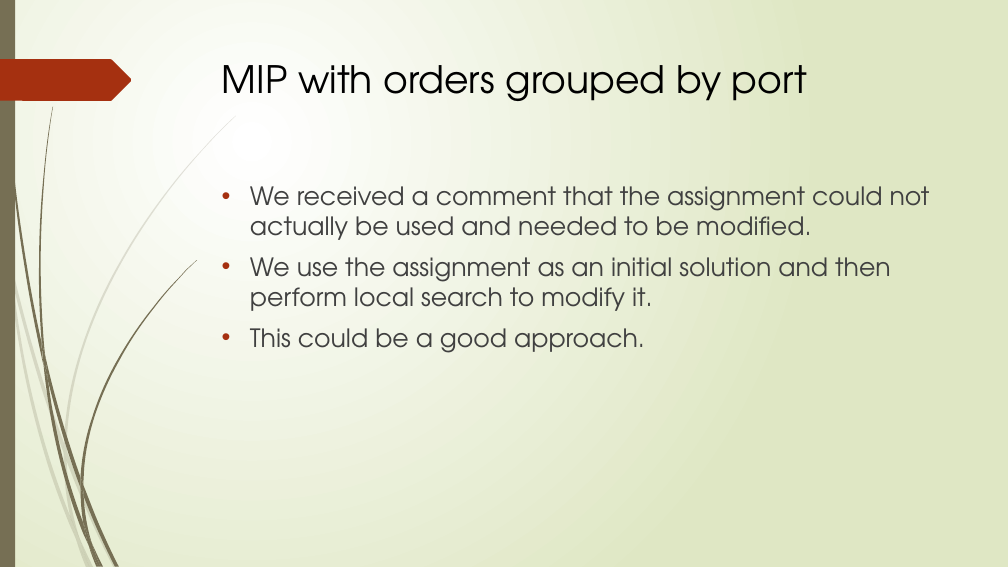
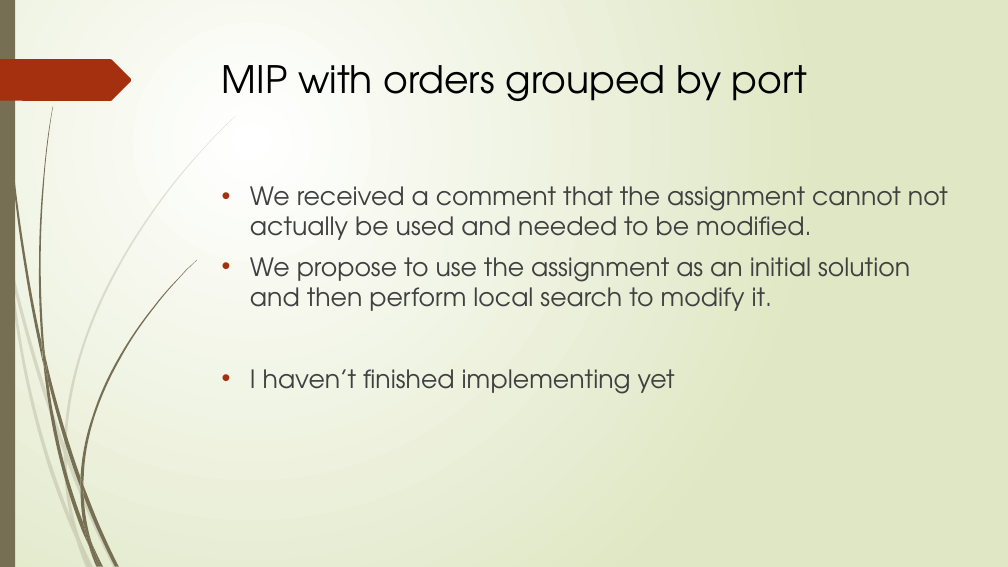
Before and after one commit to r-kurosu/kline_new, a slide deck: slide 62 of 竹田_修論発表.pptx (slide 59 before the commit). Drawn at 1008x567 pixels with LibreOffice and Linux fonts; fonts in the diff are those of the drawing. Boxes give left, top, right and bottom in pixels: in the first picture for what was removed or moved away, otherwise in the second. Text is boxed around its words. In the diff, an @@ line names an element or a change of style, - is before the commit and + after.

```diff
--- a/竹田_修論発表.pptx
+++ b/竹田_修論発表.pptx
@@ text at <box>250,186,948,394</box>: text changed @@
-• We received a comment that the assignment could not actually be used and needed to be modified.
-• We use the assignment as an initial solution and then perform local search to modify it.
-• This could be a good approach.
+• We received a comment that the assignment cannot not actually be used and needed to be modified.
+• We propose to use the assignment as an initial solution and then perform local search to modify it.
+• I haven’t finished implementing yet
```
Also in this commit, not shown: 19 other slides changed, 3 slides added.
